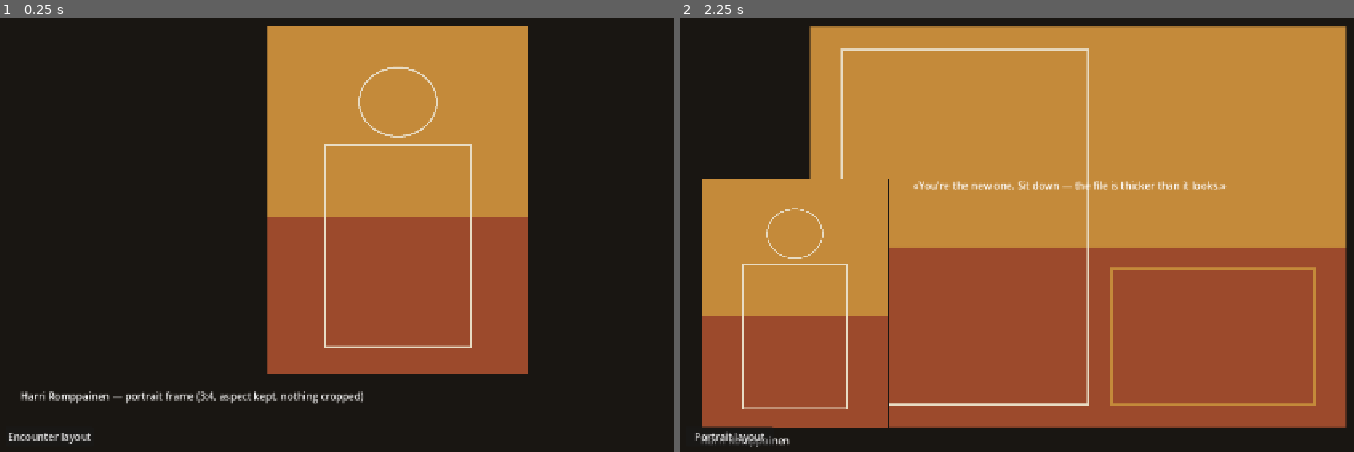
Above: before the commit, frames 1-2 (left to right).
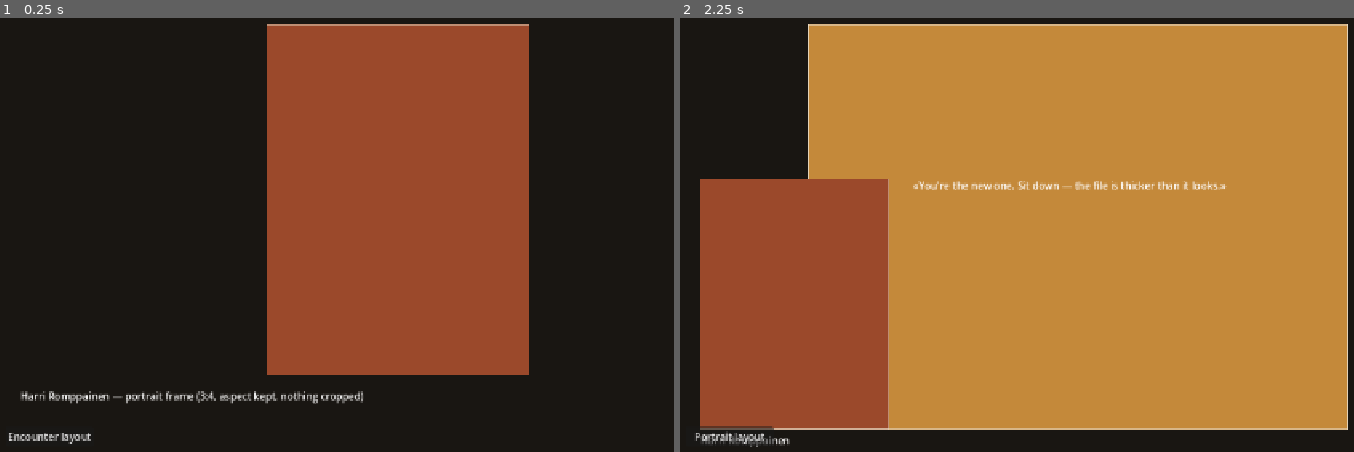
Above: after the commit, the same moments.

Repository: TomiToivio/NooPunk
Game: Godot game, scene res://scenes/images/preview.tscn
The game is run twice, just before and just after one commit, with the same random seed, the same clock (stepped at 60 frames per second) and the same inputs. This scene is started directly instead of the project's main scene.
Inputs (mouse positions are in pixels of both pictures, inside the frame that each line leads up to):
- Up to frame 1 (0.25 s): no input
- Up to frame 2 (2.25 s): click "Encounter layout" at 0.5 s; click "Portrait layout" at 1.25 s; tap Enter at 2 s; move the mouse to (1252, 204) at 2.02 s; hold D (move_right) from 2.03 s (still down); hold F6 (end_case) from 2.03 s (still down); click (1252, 204) at 2.17 s

The runs differ from the first frame. In frame 1, 18% of the frame differs, in the area x 39-79%, y 1-83%; in frame 2, 39%, in the area x 2-100%, y 1-95%.

Commit message:
wip: consolidation onto the canonical image contract

Diff:
--- a/godot/tests/test_images_908.gd
+++ b/godot/tests/test_images_908.gd
@@ -1,7 +1,9 @@
-## The image pipeline: manifest, textures, and the layout rules that keep faces on screen (#908).
+## The layout maths that keeps faces on screen (#908).
+##
+## Geometry only: no manifest, no files, no artwork. That is deliberate — the rules that decide whether a
+## portrait is cropped must be testable on a machine that has never been sent a single image.
 extends RefCounted
 
-const Library := preload("res://godot/core/image_library.gd")
 const Layout := preload("res://godot/ui/image_layout.gd")
 
 
@@ -16,65 +18,59 @@
 
 func run() -> Array:
 	var rows: Array = []
-	var library := Library.from_manifest()
-	rows.append(_eq("the manifest loads", library.entries.size(), 4))
-	rows.append(_eq("loading reports no problems", library.problems.size(), 0))
+	# the classic resolutions plus one awkward one
+	var sizes: Array = [Vector2(1280, 720), Vector2(1920, 1080), Vector2(1024, 768), Vector2(800, 600)]
 
-	var portrait := library.texture_by_id("probe_portrait")
-	rows.append(_eq("a texture loads by id", portrait != null, true))
-	if portrait != null:
-		rows.append(_eq("the texture has the declared size", portrait.get_size(), Vector2(600, 800)))
+	for size in sizes:
+		var tag := "%dx%d" % [int(size.x), int(size.y)]
 
-	rows.append(_eq("an unknown id returns null", library.texture_by_id("no_such_asset"), null))
-	rows.append(_eq("and says why", library.problems.size() > 0, true))
+		# ---- portrait page ------------------------------------------------
+		var portrait: Dictionary = Layout.portrait_frame(size)
+		rows.append(_eq("portrait layout has no problems at " + tag, portrait["problems"], []))
+		rows.append(_close("portrait keeps 3:4 at " + tag,
+			portrait["image"].size.x / portrait["image"].size.y, 0.75))
+		rows.append(_eq("the caption sits below the image at " + tag,
+			portrait["caption"].position.y >= portrait["image"].position.y + portrait["image"].size.y,
+			true))
+		rows.append(_eq("the image stays inside the safe area at " + tag,
+			portrait["safe"].encloses(portrait["image"]), true))
 
-	# stretch policy comes from the asset class, not from each screen
-	rows.append(_eq("portraits letterbox instead of cropping",
-		Library.stretch_mode_for("characters/portraits"), TextureRect.STRETCH_KEEP_ASPECT_CENTERED))
-	rows.append(_eq("locations may fill the frame",
-		Library.stretch_mode_for("locations"), TextureRect.STRETCH_KEEP_ASPECT_COVERED))
+		# a 2:3 portrait must letterbox differently, not crop
+		var tall: Dictionary = Layout.portrait_frame(size, 2.0 / 3.0)
+		rows.append(_close("2:3 portraits keep their aspect at " + tag,
+			tall["image"].size.x / tall["image"].size.y, 2.0 / 3.0))
 
-	var rect := TextureRect.new()
-	rect.expand_mode = TextureRect.EXPAND_KEEP_SIZE
-	rows.append(_eq("apply_to succeeds", library.apply_to(rect, "probe_portrait"), true))
-	rows.append(_eq("apply_to sets the stretch policy",
-		rect.stretch_mode, TextureRect.STRETCH_KEEP_ASPECT_CENTERED))
-	rows.append(_eq("apply_to lets the rect own its size",
-		rect.expand_mode, TextureRect.EXPAND_IGNORE_SIZE))
-	rows.append(_eq("apply_to refuses an unknown id", library.apply_to(rect, "nope"), false))
-	rect.free()
+		# ---- social encounter ---------------------------------------------
+		var encounter: Dictionary = Layout.encounter_frame(size)
+		rows.append(_eq("encounter layout has no problems at " + tag, encounter["problems"], []))
+		rows.append(_eq("portrait and dialogue never overlap at " + tag,
+			encounter["portrait"].intersects(encounter["dialogue"]), false))
+		rows.append(_eq("the portrait keeps 3:4 at " + tag,
+			absf(encounter["portrait"].size.x / encounter["portrait"].size.y - 0.75) < 0.01, true))
+		rows.append(_eq("the background keeps 4:3 at " + tag,
+			absf(encounter["background"].size.x / encounter["background"].size.y - 4.0 / 3.0) < 0.01,
+			true))
+		rows.append(_eq("the dialogue panel has room for text at " + tag,
+			encounter["dialogue"].size.x > size.x * 0.25, true))
+		rows.append(_eq("everything stays inside the safe area at " + tag,
+			encounter["safe"].encloses(encounter["portrait"])
+				and encounter["safe"].encloses(encounter["dialogue"]), true))
 
-	# ---- portrait layout ----------------------------------------------------
-	var sizes: Array = [Vector2(1280, 720), Vector2(1920, 1080), Vector2(1024, 768), Vector2(800, 600)]
-	for size in sizes:
-		var frame: Dictionary = Layout.portrait_frame(size)
-		rows.append(_eq("portrait layout has no problems at %dx%d" % [int(size.x), int(size.y)],
-			frame["problems"], []))
-		rows.append(_close("portrait keeps 3:4 at %dx%d" % [int(size.x), int(size.y)],
-			frame["image"].size.x / frame["image"].size.y, 0.75))
-		rows.append(_eq("the caption sits below the image at %dx%d" % [int(size.x), int(size.y)],
-			frame["caption"].position.y >= frame["image"].position.y + frame["image"].size.y, true))
+	# ---- safe area ------------------------------------------------------
+	var safe: Rect2 = Layout.safe_rect(Vector2(1280, 720))
+	rows.append(_eq("the safe area is inset from every edge",
+		safe.position.x > 0.0 and safe.position.y > 0.0
+			and safe.end.x < 1280.0 and safe.end.y < 720.0, true))
+	rows.append(_eq("the safe area is symmetric about the centre",
+		absf(safe.position.x - (1280.0 - safe.end.x)) < 0.01, true))
 
-	# ---- encounter layout ---------------------------------------------------
-	for size in sizes:
-		var frame: Dictionary = Layout.encounter_frame(size)
-		rows.append(_eq("encounter layout has no problems at %dx%d" % [int(size.x), int(size.y)],
-			frame["problems"], []))
-		rows.append(_eq("portrait and dialogue never overlap at %dx%d" % [int(size.x), int(size.y)],
-			frame["portrait"].intersects(frame["dialogue"]), false))
-		rows.append(_eq("the portrait keeps 3:4 at %dx%d" % [int(size.x), int(size.y)],
-			absf(frame["portrait"].size.x / frame["portrait"].size.y - 0.75) < 0.01, true))
-		rows.append(_eq("the background keeps its aspect at %dx%d" % [int(size.x), int(size.y)],
-			absf(frame["background"].size.x / frame["background"].size.y - 4.0 / 3.0) < 0.01, true))
-
-	# a safe area that never touches the viewport edge
-	var safe: Rect2 = Layout.safe_rect(Vector2(1280, 720))
-	rows.append(_eq("the safe area is inset from the edge",
-		safe.position.x > 0.0 and safe.position.y > 0.0, true))
-
-	# a degenerate viewport must not produce negative rects
+	# ---- degenerate inputs ----------------------------------------------
 	var tiny: Dictionary = Layout.portrait_frame(Vector2(64, 48))
 	rows.append(_eq("a tiny viewport does not crash the layout", tiny.has("image"), true))
 	rows.append(_eq("and its image is not inverted", tiny["image"].size.x >= 0.0, true))
 
+	var nonsense: Rect2 = Layout.fit(0.0, Rect2(0, 0, 100, 100))
+	rows.append(_eq("a zero aspect returns an empty rect rather than dividing by zero",
+		nonsense, Rect2()))
+
 	return rows
--- a/godot/ui/image_preview.gd
+++ b/godot/ui/image_preview.gd
@@ -1,16 +1,25 @@
 ## Image preview: portrait and social-encounter layouts in the real renderer (#908).
 ##
-## Two modes, one screen. The geometry comes from `image_layout.gd` and the textures from
-## `image_library.gd`; this node only applies the rects. Toggle with the button or the `M` key.
+## Two modes, one screen. The geometry comes from `image_layout.gd`; the pixels are drawn here from the
+## design-token palette, because **no artwork is approved yet** and a screen that needs a committed image to
+## open would be a screen nobody can look at.
+##
+## When the first approved portrait lands, replace `_procedural_texture()` with the manifest id and
+## `ImageLibrary.resolve()` — the layout does not care where the pixels came from.
 ##
 ## Built in `setup()`/`_ensure_build()`, not `_ready()`: a `--script` runner adds nodes before the main loop
 ## starts, so `_ready` never fires and a test would measure an empty control.
 extends Control
 
-const Library := preload("res://godot/core/image_library.gd")
 const Layout := preload("res://godot/ui/image_layout.gd")
 
-var library: Object = null
+## Palette, mirrored from docs/art/design_tokens.json. Kept as constants here rather than loaded, because
+## this screen must open on a fresh clone with no assets at all.
+const INK := Color(0.10, 0.086, 0.07)
+const OCHRE := Color(0.77, 0.54, 0.23)
+const RUST := Color(0.61, 0.29, 0.17)
+const BONE := Color(0.91, 0.86, 0.77)
+
 var mode: String = "portrait"
 var problems: Array = []
 
@@ -24,7 +33,6 @@
 
 func setup(start_mode: String = "portrait") -> void:
 	mode = start_mode
-	library = Library.from_manifest()
 	_ensure_build()
 	_relayout()
 
@@ -39,12 +47,10 @@
 		return
 	_built = true
 	set_anchors_preset(Control.PRESET_FULL_RECT)
-	if library == null:
-		library = Library.from_manifest()
 
 	var background := ColorRect.new()
 	background.set_anchors_preset(Control.PRESET_FULL_RECT)
-	background.color = Color(0.10, 0.086, 0.07)
+	background.color = INK
 	background.mouse_filter = Control.MOUSE_FILTER_IGNORE
 	add_child(background)
 
@@ -52,11 +58,13 @@
 	_background.expand_mode = TextureRect.EXPAND_IGNORE_SIZE
 	_background.stretch_mode = TextureRect.STRETCH_KEEP_ASPECT_COVERED
 	_background.visible = false
+	_background.texture = _procedural_texture(800, 600, OCHRE)
 	add_child(_background)
 
 	_image = TextureRect.new()
 	_image.expand_mode = TextureRect.EXPAND_IGNORE_SIZE
 	_image.stretch_mode = TextureRect.STRETCH_KEEP_ASPECT_CENTERED
+	_image.texture = _procedural_texture(600, 800, RUST)
 	add_child(_image)
 
 	_caption = Label.new()
@@ -72,6 +80,19 @@
 	_mode_button.text = "Encounter layout"
 	_mode_button.pressed.connect(_toggle_mode)
 	add_child(_mode_button)
+
+
+## A flat two-tone field with a border, so letterboxing and aspect choices are visible without art.
+static func _procedural_texture(width: int, height: int, field: Color) -> Texture2D:
+	var image := Image.create_empty(width, height, false, Image.FORMAT_RGBA8)
+	image.fill(field)
+	for x in width:
+		image.set_pixel(x, 0, BONE)
+		image.set_pixel(x, height - 1, BONE)
+	for y in height:
+		image.set_pixel(0, y, BONE)
+		image.set_pixel(width - 1, y, BONE)
+	return ImageTexture.create_from_image(image)
 
 
 func _toggle_mode() -> void:
@@ -95,7 +116,7 @@
 		var frame: Dictionary = Layout.portrait_frame(viewport)
 		problems.append_array(frame["problems"])
 		_background.visible = false
-		_apply(_image, "probe_portrait", frame["image"])
+		_place(_image, frame["image"])
 		_image.stretch_mode = TextureRect.STRETCH_KEEP_ASPECT_CENTERED
 		_caption.position = frame["caption"].position
 		_caption.size = frame["caption"].size
@@ -106,10 +127,8 @@
 		var frame: Dictionary = Layout.encounter_frame(viewport)
 		problems.append_array(frame["problems"])
 		_background.visible = true
-		_background.position = frame["background"].position
-		_background.size = frame["background"].size
-		_background.texture = library.texture_by_id("probe_encounter")
-		_apply(_image, "probe_portrait", frame["portrait"])
+		_place(_background, frame["background"])
+		_place(_image, frame["portrait"])
 		_image.stretch_mode = TextureRect.STRETCH_KEEP_ASPECT_CENTERED
 		_caption.position = Vector2(frame["portrait"].position.x,
 			frame["portrait"].position.y + frame["portrait"].size.y + 6.0)
@@ -122,8 +141,6 @@
 		_mode_button.text = "Portrait layout"
 
 
-func _apply(rect: TextureRect, asset_id: String, frame: Rect2) -> void:
-	if not library.apply_to(rect, asset_id):
-		problems.append_array(library.problems)
+func _place(rect: TextureRect, frame: Rect2) -> void:
 	rect.position = frame.position
 	rect.size = frame.size
Binary file removed: images/events/event_probe_4x3.png
Binary file removed: images/placeholders/encounter_probe_4x3.png
Not shown, removed: images/placeholders/encounter_probe_4x3.png.import
Binary file removed: images/placeholders/location_probe_16x9.png
Not shown, removed: images/placeholders/location_probe_16x9.png.import
Binary file removed: images/placeholders/portrait_probe_3x4.png
Not shown, removed: images/placeholders/portrait_probe_3x4.png.import
Not shown, changed: AGENTS.md
Not shown, changed: docs/ART_DIRECTION_IMAGES.md
Not shown, removed: images/placeholders/.gitkeep
Not shown, removed: tests/test_image_manifest_908.py
Not shown, removed: tools/check_image_manifest.py
(and 1 more such lines)
